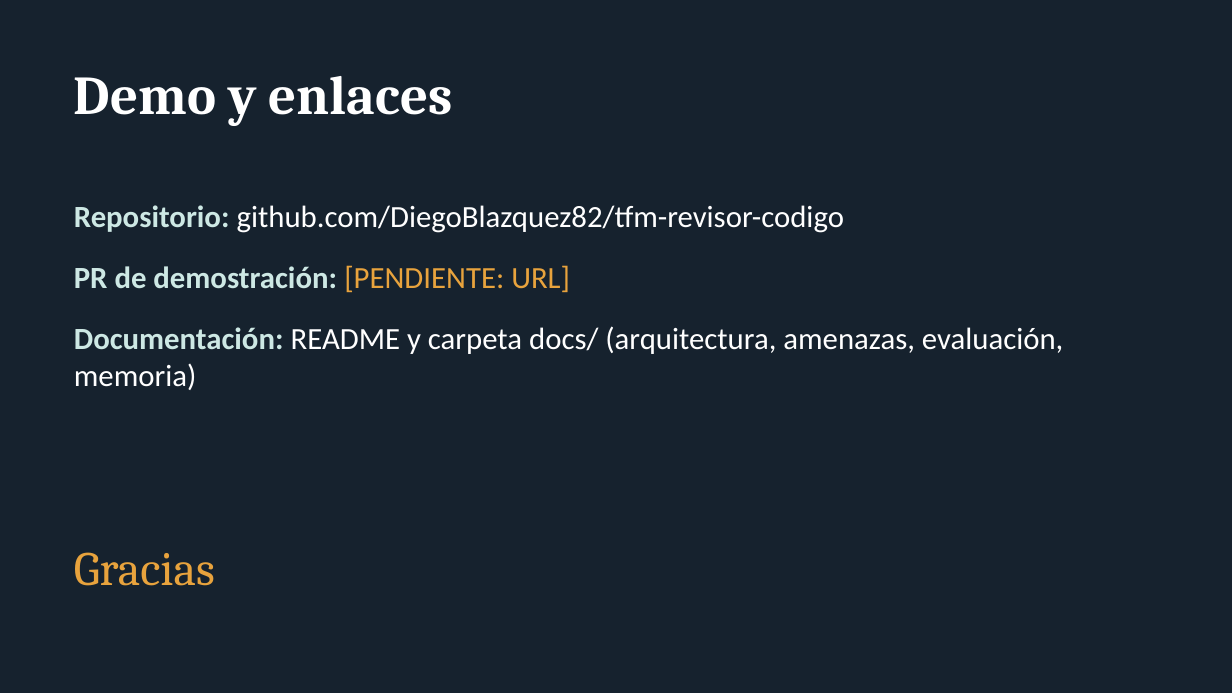
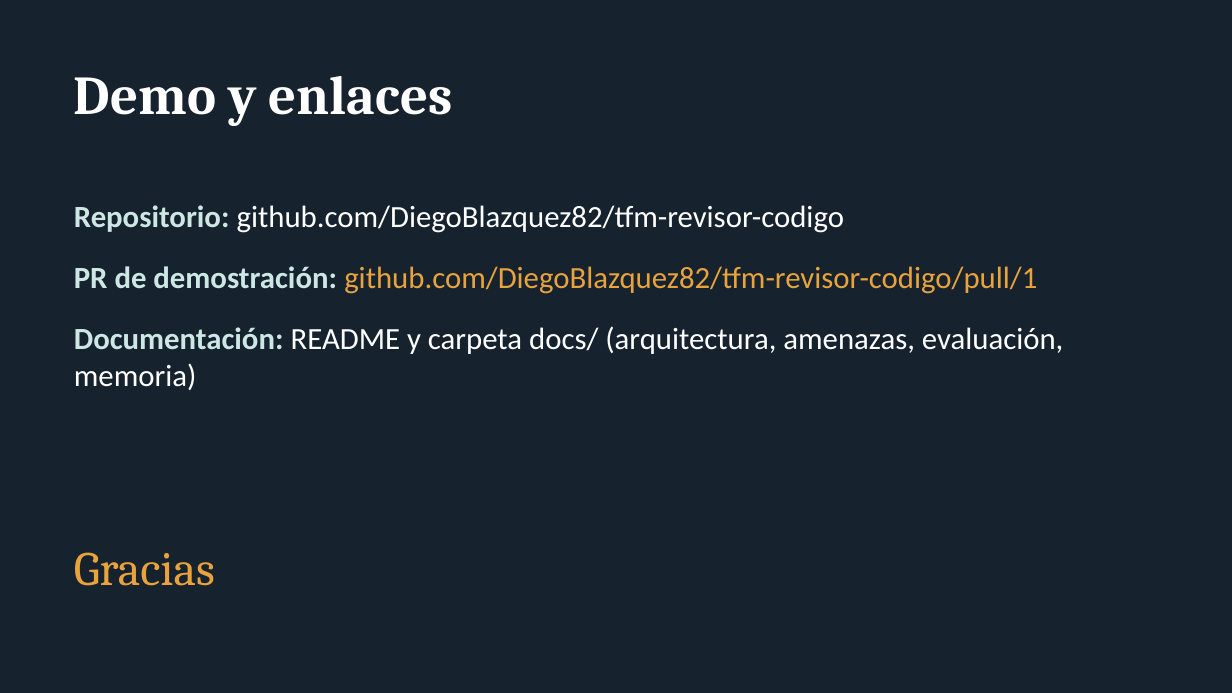
Before and after one commit to DiegoBlazquez82/tfm-revisor-codigo, a slide deck: slide 9 of docs/presentacion.pptx. Drawn at 1232x693 pixels with LibreOffice and Linux fonts; fonts in the diff are those of the drawing. Boxes give left, top, right and bottom in pixels: in the first picture for what was removed or moved away, otherwise in the second. Text is boxed around its words. In the diff, an @@ line names an element or a change of style, - is before the commit and + after.

```diff
--- a/docs/presentacion.pptx
+++ b/docs/presentacion.pptx
@@ text at <box>74,266,1037,294</box>: text changed; text colour #CDE8E4 to #E8A33D; bold off @@
-PR de demostración: [PENDIENTE: URL]
+PR de demostración: github.com/DiegoBlazquez82/tfm-revisor-codigo/pull/1
```
Also in this commit, not shown: 2 other files.
